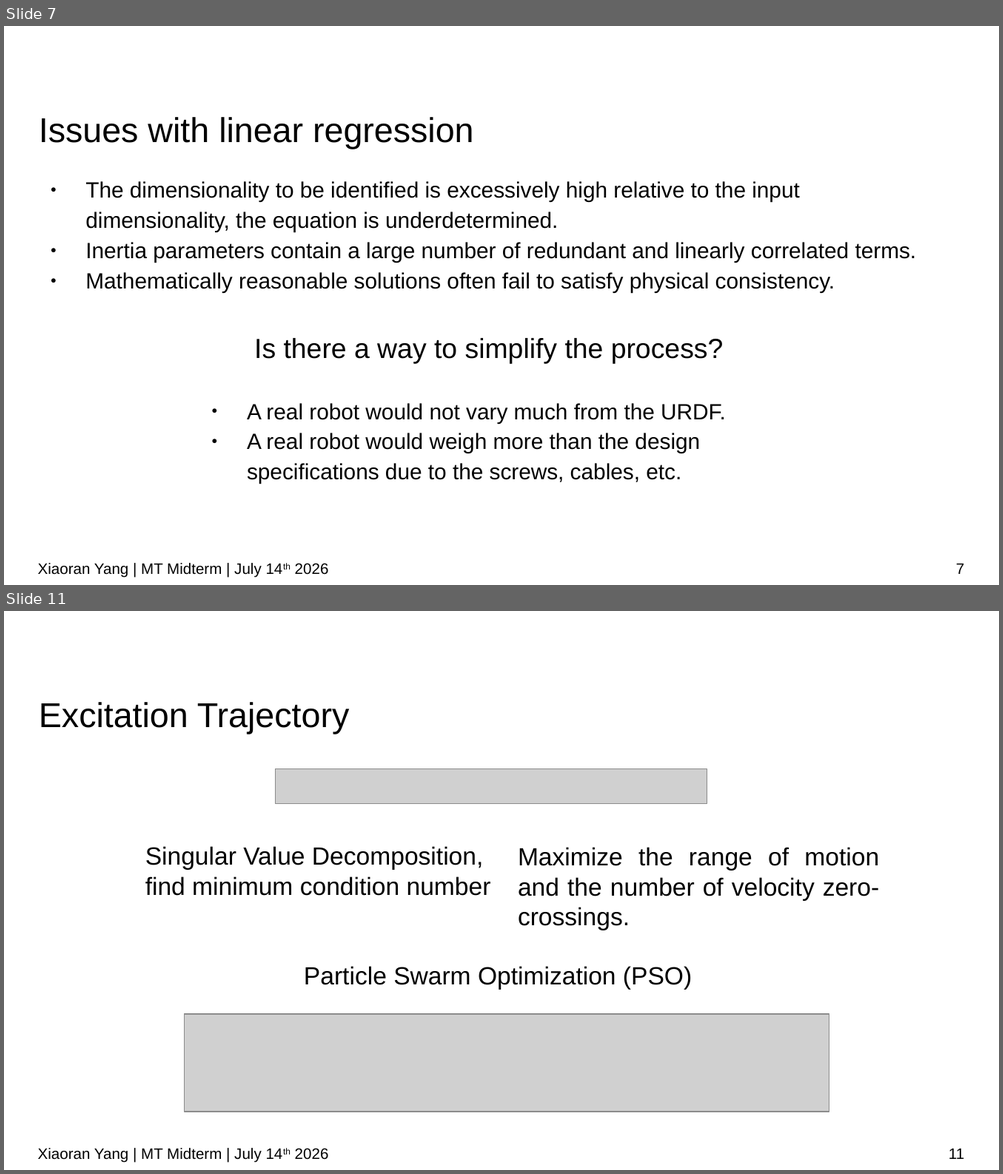
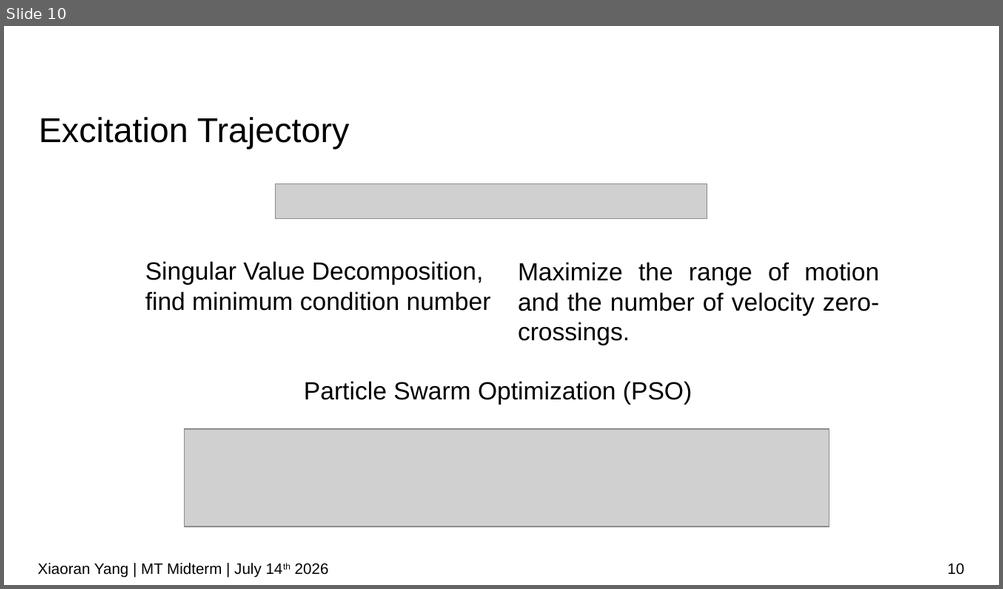
Before and after one commit to IDoccupled/identification, a slide deck: presentation/Midterm.odp. Shown one above the other, each under a label of ours: slides 7 and 11 before the commit, slide 10 after it; the slides between them are not shown. The pictures are 1003x1174 and 1003x589 pixels, drawn with LibreOffice and Linux fonts; fonts in the diff are those of the drawing; grey boxes stand for pictures; background and template pictures are left out. Boxes give left, top, right and bottom in pixels: in the first picture for what was removed or moved away, otherwise in the second. Text is boxed around its words. In the diff, an @@ line names an element or a change of style, - is before the commit and + after.

```diff
--- a/presentation/Midterm.odp
+++ b/presentation/Midterm.odp
@@ slide 7 removed at box(4, 26, 999, 585), background #FFFFFF @@
@@ title removed at box(39, 117, 473, 149) @@
-Issues with linear regression
@@ text removed at box(85, 181, 916, 292) @@
-● The dimensionality to be identified is excessively high relative to the input dimensionality, the equation is underdetermined.
-● Inertia parameters contain a large number of redundant and linearly correlated terms.
-● Mathematically reasonable solutions often fail to satisfy physical consistency.
@@ text removed at box(254, 338, 723, 363) @@
-Is there a way to simplify the process?
@@ text removed at box(247, 403, 726, 484) @@
-● A real robot would not vary much from the URDF.
-● A real robot would weigh more than the design specifications due to the screws, cables, etc.
@@ text removed at box(38, 563, 329, 578) @@
-Xiaoran Yang | MT Midterm | July 14th 2026
@@ page number removed at box(956, 564, 964, 574) @@
-7
@@ what was slide 11 is now slide 10 @@
@@ page number at box(947, 563, 964, 575): text changed @@
-11
+10
```
Also in this commit, not shown: 7 slides changed, 2 slides added, 2 other slides removed.
